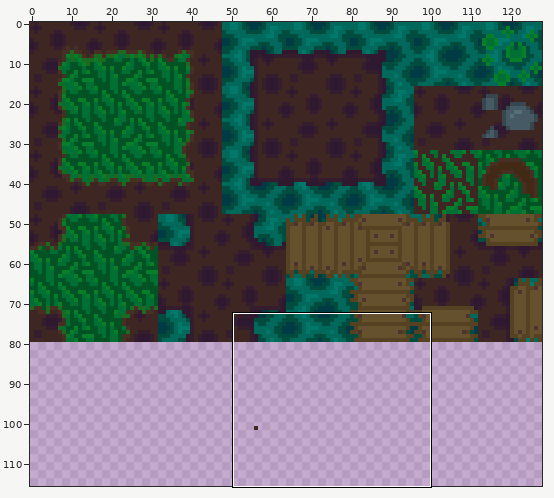
Two states of a pixel-art file, LudumDare56/Assets/Sprites/Aseprite/Tilemap.aseprite. The first picture is a wide view before the edit; the outline marks the close-up.
Close-up. Before the commit:
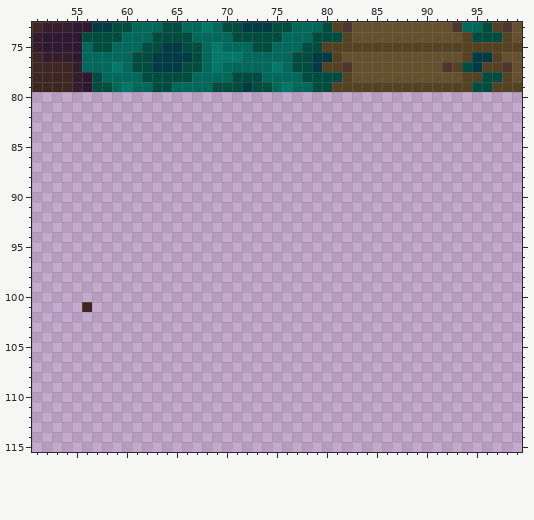
128x128 pixels, 1 frame. Colours within 5 levels of each other are drawn and written as one. Shown: x 51..99, y 73..115. The wide view leaves out empty margins.
The same view after the edit:
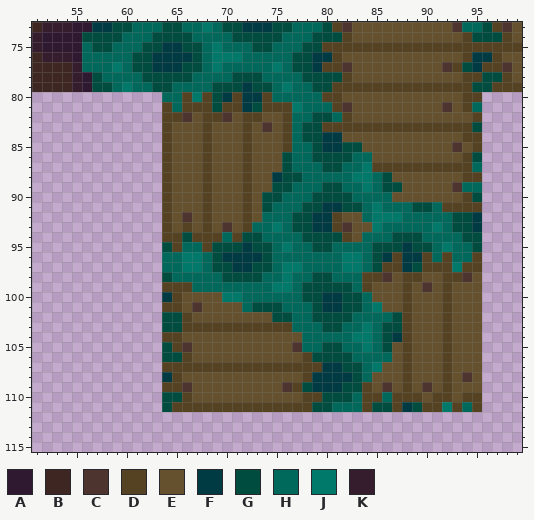
Palette (. is transparent): A #2e1930  B #3e2723  C #4e342e  D #544222  E #65512d  F #003a42  G #004d40  H #00695c  J #00796b  K #351d2d
Change:
--- layers "Layer 2", "Layer 1"
@@ x 51..99 @@
  79 BBBBKAGGHJHHGGHHHHGGGFGGHJHHGGDDDDDDDDDDDDDDGGDDD
- 80 .................................................
- 81 .................................................
- 82 .................................................
- 83 .................................................
- 84 .................................................
- 85 .................................................
- 86 .................................................
- 87 .................................................
- 88 .................................................
- 89 .................................................
- 90 .................................................
- 91 .................................................
- 92 .................................................
- 93 .................................................
- 94 .................................................
- 95 .................................................
- 96 .................................................
- 97 .................................................
- 98 .................................................
- 99 .................................................
-100 .................................................
-101 .....B...........................................
-102 .................................................
-103 .................................................
-104 .................................................
-105 .................................................
-106 .................................................
-107 .................................................
-108 .................................................
-109 .................................................
-110 .................................................
-111 .................................................
+ 80 .............HHDJDGFDFFDHHHHHDDEEEEEEEEEEEEDD....
+ 81 .............DHDDDGDDFGDDDJHHHDCEEEEEEEEECEDH....
+ 82 .............DDCEDDCEDDEEDHHGGHDEEEEEEEEEEEED....
+ 83 .............DEEEDEEEDECEDHGGDDDDDDDDDDDDDDDG....
+ 84 .............DEEEDEEEDEEEDHGGFFEEEEEEEEEEEEDD....
+ 85 .............DEEEDEEEDEEEDHHGFFGGEEEEEEEEECED....
+ 86 .............DEEEDEEEDEEEGHHGGGGHHEEEEEEEEEDG....
+ 87 .............DEEEDEEEDEEEGHHHGGHHJDDDDDDDDDDH....
+ 88 .............DEEEDEEEDEEFGGHHHHHJJHGEEEEEEEDD....
+ 89 .............DEEEDEEEDEEGGHHHGGHHJHGGEEEEECHH....
+ 90 .............DEEEDEEEDEGGHHHGGGGHHHHEEEEEEEDG....
+ 91 .............DEEEDEEEDEGHHHGGFFGGHJHHHGGHDDDD....
+ 92 .............DECEDEEEDEHHHGGFFDEEHJJJHHHHHGGF....
+ 93 .............DEDEDECEDHHJHGGFFDCEEJHHHHHJHGGF....
+ 94 .............DDGDDDHDGGHHHHGGGGDEHHHGGGHHHHGG....
+ 95 .............GDHHDGGGFGGHJHHGGHHHHGGGFGGHJHHG....
+ 96 .............HHJJHGFFFFGHHHHHHHJJHGFDFFDHDHHD....
+ 97 .............HHJJHGGFFGGHJJHHHHJJHGDDFGDDDJDD....
+ 98 .............GHHHHHGGGGHHJHHGGHHHDDCEDDEEDDCE....
+ 99 .............DDDHHHHHHHHJJHGGGGGHDEEEDECEDEEE....
+100 .............FDEEEEJJHHHHHHGGFFGGHEEEDEEEDEEE....
+101 .............DDECEEEEHGGGHHHGFFGGHJEEDEEEDEEE....
+102 .............GGDEEEEEEEEGGHHGGGGHHHHGDEEEDEEE....
+103 .............GGDDDDDDDDDDDHHHGGHHJHGGDEEEDEEE....
+104 .............DDEEEEEEEEEEEEHHHHHJJHGFDEEEDEEE....
+105 .............GDCEEEEEEEEEECHHGGHHJHGEDEEEDEEE....
+106 .............GGDEEEEEEEEEEEDGGGGHHHHEDEEEDEEE....
+107 .............DDDDDDDDDDDDDDDDFFGGHJEEDEEEDEEE....
+108 .............FDEEEEEEEEEEEEDFFFFGHEEEDEEEDECE....
+109 .............DDCEEEEEEEEECDGFFFGGDECEDECEDEEE....
+110 .............GGDEEEEEEEEEEEDDGGGHDDHDDDEDDEDD....
+111 .............GDDDDDDDDDDDDDDGGHHHDGGDFGDDJDHD....
 112 .................................................
Pixel boxes of the changes (left, top, right, bottom) in both close-ups:
added: (162, 92, 482, 412)
erased: (82, 302, 92, 312)
